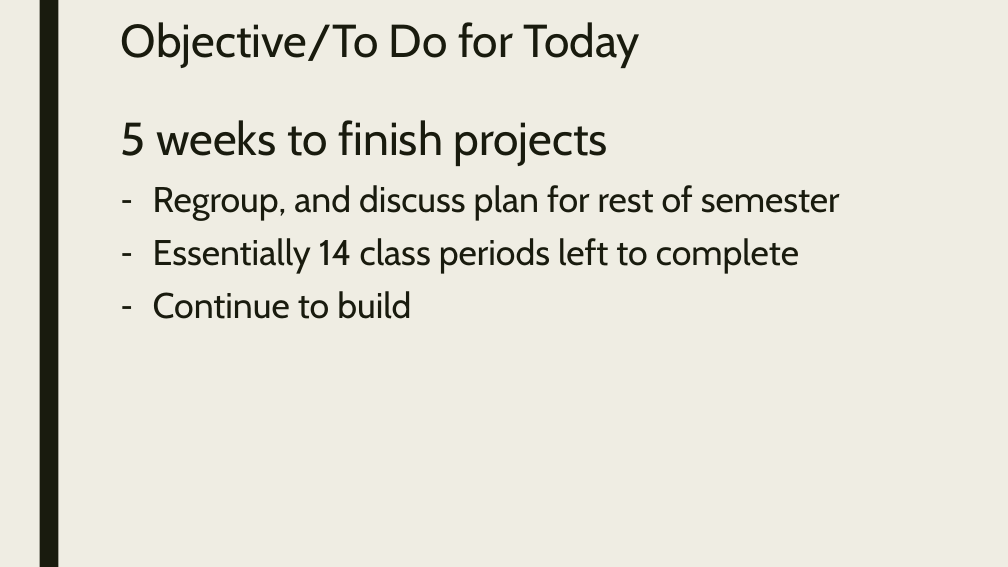
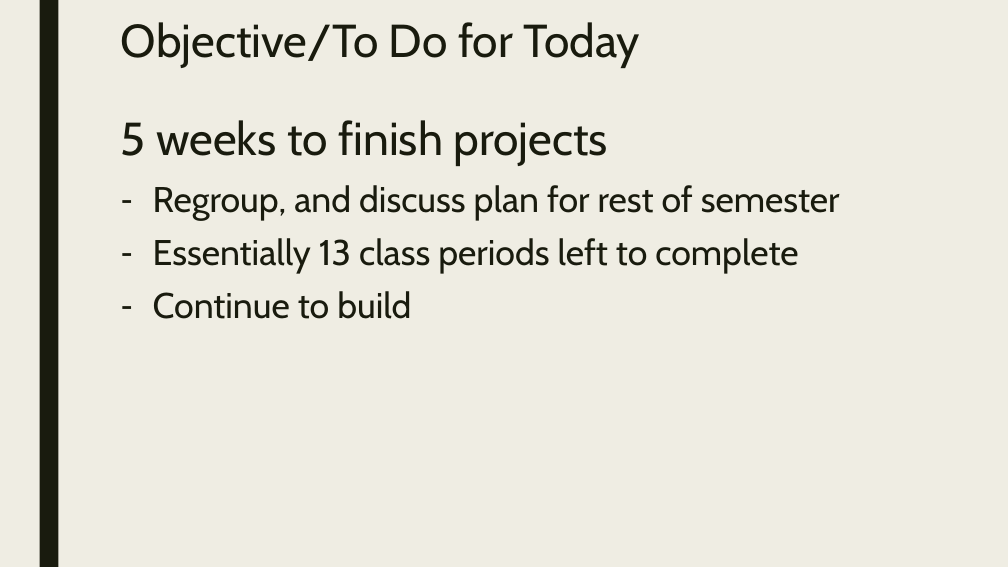
Before and after one commit to codecuddy/math_analysis, a slide deck: slide 3 of 2nd Semester/MathAnalysis_Day_061 Continue Project, Develop Plan (Day 11).pptx. Drawn at 1008x567 pixels with LibreOffice and Linux fonts; fonts in the diff are those of the drawing. Boxes give left, top, right and bottom in pixels: in the first picture for what was removed or moved away, otherwise in the second. Text is boxed around its words. In the diff, an @@ line names an element or a change of style, - is before the commit and + after.

```diff
--- a/2nd Semester/MathAnalysis_Day_061 Continue Project, Develop Plan (Day 11).pptx
+++ b/2nd Semester/MathAnalysis_Day_061 Continue Project, Develop Plan (Day 11).pptx
@@ text at (153,238,798,273): text changed @@
-– Essentially 14 class periods left to complete
+– Essentially 13 class periods left to complete
```
Also in this commit, not shown: 4 other files.
